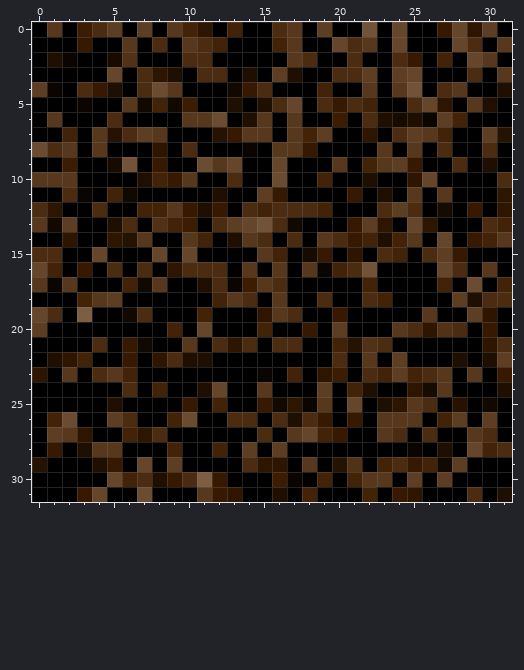
Two states of a pixel-art sprite, img/floor1.png. Above, as it was before the edit.
The file is 32x32 pixels. Colours within 5 levels of each other are drawn and written as one.
Now the later version:
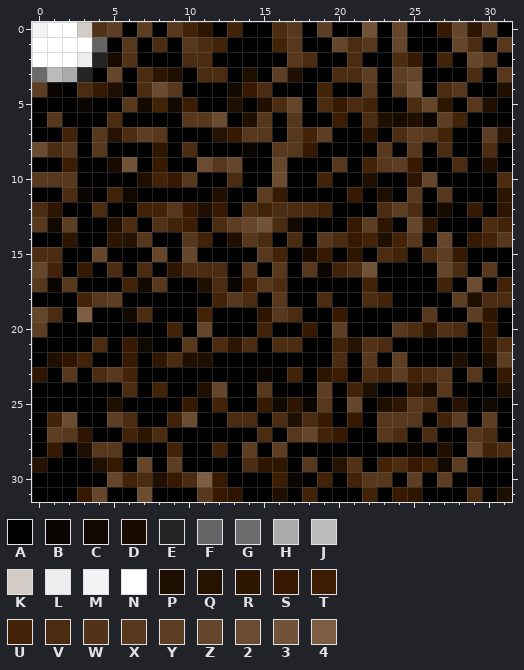
Palette (. is transparent): A #000000  B #0a0500  C #110800  D #170b00  E #242424  F #656565  G #6b6b6b  H #aaaaaa  J #bbbbbb  K #d3ccc6  L #ededed  M #f4f4f4  N #ffffff  P #1f0f00  Q #261200  R #2d1500  S #361900  T #3c1d01  U #422307  V #4b2c10  W #513216  X #57381c  Y #5d3e22  Z #65462a  2 #6b4c30  3 #725337  4 #7d5e42
The exact change:
The edit turns colour A into colour E in row 2 at x 4; in row 3 at x 3.
The edit turns colour A into colour F in row 1 at x 4.
The edit turns colour A into colour G in row 3 at x 0.
The edit turns colour A into colour H in row 3 at x 2.
The edit turns colour A into colour J in row 3 at x 1.
The edit turns colour T into colour K in row 0 at x 3.
The edit turns colour A into colour L in row 2 at x 3.
The edit turns colour A into colour M in row 0 at x 0.
The edit turns colour A into colour N in row 0 at x 2; in row 1 at x 0 to 2; in row 2 at x 0.
The edit turns colour B into colour N in row 2 at x 2.
The edit turns colour P into colour N in row 2 at x 1.
The edit turns colour S into colour N in row 1 at x 3.
The edit turns colour X into colour N in row 0 at x 1.
The edit turns colour V into colour W in row 0 at x 4.
Changed places in both pictures, as pixel boxes (x1, y1, x2, y2):
changed: (32, 22, 107, 82)
